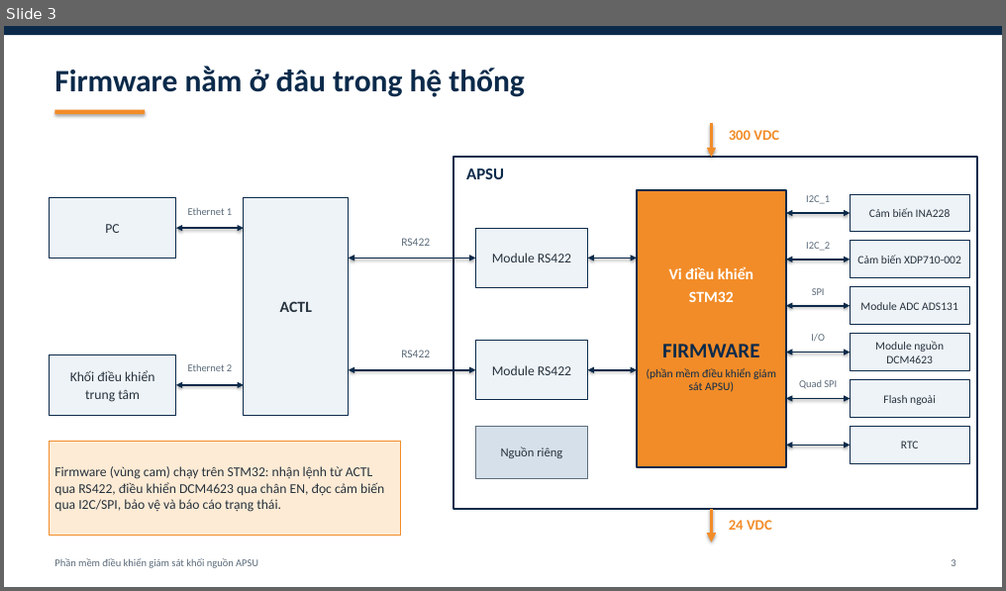
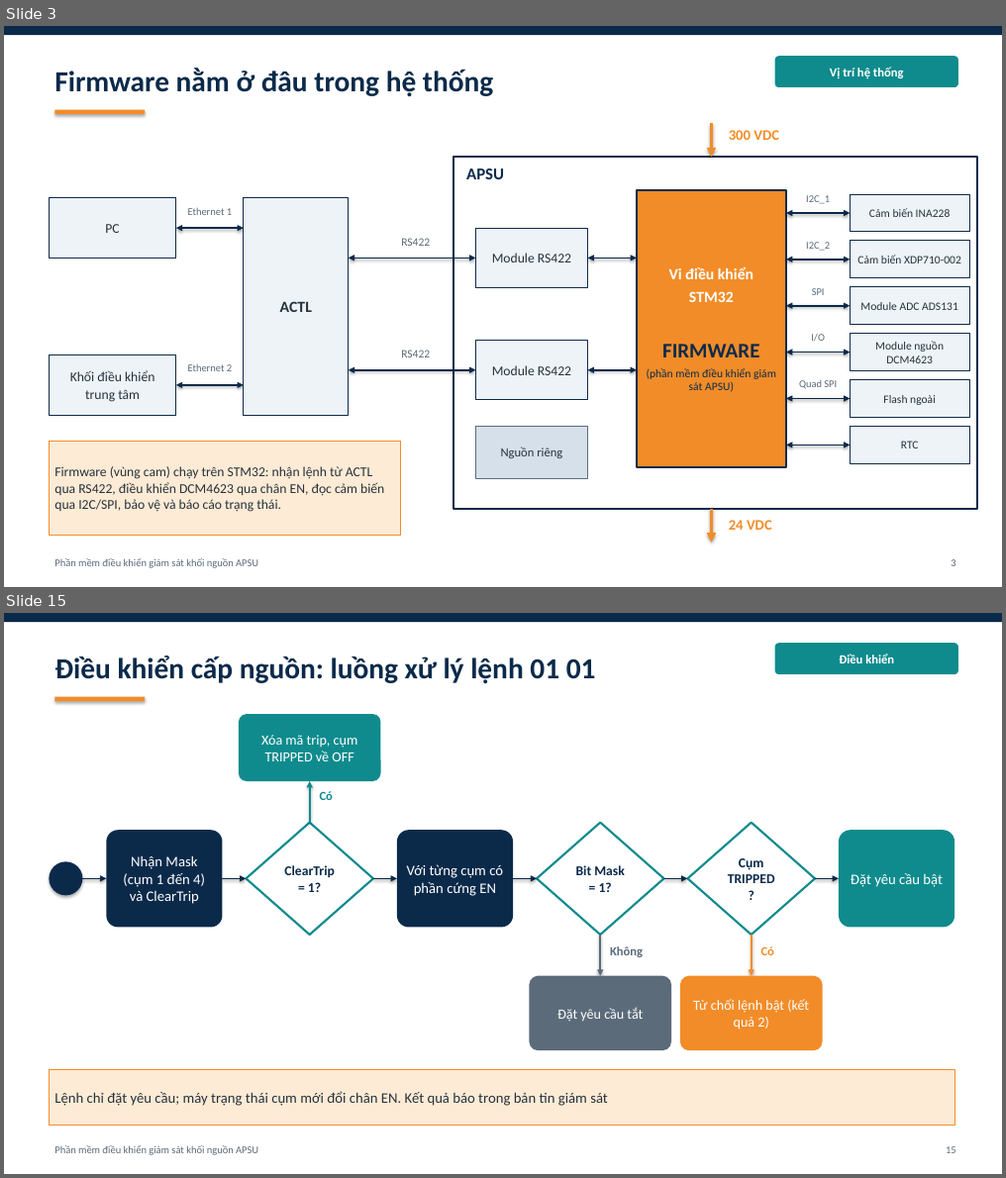
Before and after one commit to yuhneyugnnnn221103/PSU-Firmware, a slide deck: docs/APSU_firmware_tong_quan.pptx. Shown one above the other, each under a label of ours: slide 3 before the commit, slides 3 and 15 after it; the slides between them are not shown. The pictures are 1006x591 and 1006x1178 pixels, drawn with LibreOffice and Linux fonts; fonts in the diff are those of the drawing. Boxes give left, top, right and bottom in pixels: in the first picture for what was removed or moved away, otherwise in the second. Text is boxed around its words. In the diff, an @@ line names an element or a change of style, - is before the commit and + after.

```diff
--- a/docs/APSU_firmware_tong_quan.pptx
+++ b/docs/APSU_firmware_tong_quan.pptx
@@ slide 15 added at box(4, 613, 1002, 1174), background #FFFFFF @@
@@ rectangle added at box(4, 613, 1002, 622), fill #0B2A4A @@
@@ text added at box(54, 656, 596, 684), 28 pt, text #0B2A4A, bold @@
+Điều khiển cấp nguồn: luồng xử lý lệnh 01 01
@@ rounded rectangle added at box(775, 643, 958, 674), fill #0F8B8D, 12 pt, text #FFFFFF, bold @@
+Điều khiển
@@ rectangle added at box(54, 697, 145, 701), fill #F28C28 @@
@@ rounded rectangle added at box(239, 714, 380, 781), fill #0F8B8D, 13.5 pt, text #FFFFFF @@
+Xóa mã trip, cụm TRIPPED về OFF
@@ arrow added from (310, 823) to (310, 781), #0F8B8D 1.6 pt @@
@@ text added at box(320, 791, 333, 800), 12 pt, text #0F8B8D, bold @@
+Có
@@ rounded rectangle added at box(107, 830, 223, 928), fill #0B2A4A, 14 pt, text #FFFFFF @@
+Nhận Mask (cụm 1 đến 4) và ClearTrip
@@ diamond added at box(246, 823, 373, 935), fill #FFFFFF, outline #0F8B8D 2 pt, 13 pt, text #0B2A4A, bold @@
+ClearTrip = 1?
@@ rounded rectangle added at box(397, 830, 513, 928), fill #0B2A4A, 14 pt, text #FFFFFF @@
+Với từng cụm có phần cứng EN
@@ diamond added at box(537, 823, 664, 935), fill #FFFFFF, outline #0F8B8D 2 pt, 13 pt, text #0B2A4A, bold @@
+Bit Mask = 1?
@@ diamond added at box(687, 823, 815, 935), fill #FFFFFF, outline #0F8B8D 2 pt, 13 pt, text #0B2A4A, bold @@
+Cụm TRIPPED?
@@ rounded rectangle added at box(839, 830, 954, 928), fill #0F8B8D, 14 pt, text #FFFFFF @@
+Đặt yêu cầu bật
@@ ellipse added at box(49, 861, 82, 895), fill #0B2A4A @@
@@ arrow added from (82, 878) to (107, 878), #0B2A4A 1.6 pt @@
@@ arrow added from (223, 878) to (246, 878), #0B2A4A 1.6 pt @@
@@ arrow added from (373, 878) to (397, 878), #0B2A4A 1.6 pt @@
@@ arrow added from (513, 878) to (537, 878), #0B2A4A 1.6 pt @@
@@ arrow added from (664, 878) to (687, 878), #0B2A4A 1.6 pt @@
@@ arrow added from (815, 878) to (839, 878), #0B2A4A 1.6 pt @@
@@ arrow added from (601, 935) to (601, 976), #5B6B7A 1.6 pt @@
@@ arrow added from (751, 935) to (751, 976), #F28C28 1.6 pt @@
@@ text added at box(610, 947, 643, 958), 12 pt, text #5B6B7A, bold @@
+Không
@@ text added at box(761, 947, 774, 956), 12 pt, text #F28C28, bold @@
+Có
@@ rounded rectangle added at box(530, 976, 672, 1051), fill #5B6B7A, 13.5 pt, text #FFFFFF @@
+Đặt yêu cầu tắt
@@ rounded rectangle added at box(680, 976, 823, 1051), fill #F28C28, 13.5 pt, text #FFFFFF @@
+Từ chối lệnh bật (kết quả 2)
@@ rectangle added at box(49, 1069, 954, 1126), fill #FDEBD5, outline #F28C28 1 pt, 14 pt, text #26323D @@
+Lệnh chỉ đặt yêu cầu; máy trạng thái cụm mới đổi chân EN. Kết quả báo trong bản tin giám sát
@@ text added at box(54, 1146, 258, 1156), 10 pt, text #5B6B7A @@
+Phần mềm điều khiển giám sát khối nguồn APSU
@@ text added at box(945, 1147, 956, 1154), 10 pt, text #5B6B7A @@
+15
@@ slide 3 changed as well @@
@@ text "Firmware nằm ở đâu trong ..." at box(54, 68, 493, 97): size 30 to 28 pt @@
@@ rounded rectangle added at box(775, 56, 958, 87), fill #0F8B8D, 12 pt, text #FFFFFF, bold @@
+Vị trí hệ thống
```
Also in this commit, not shown: 10 other slides changed, 22 other slides added.
